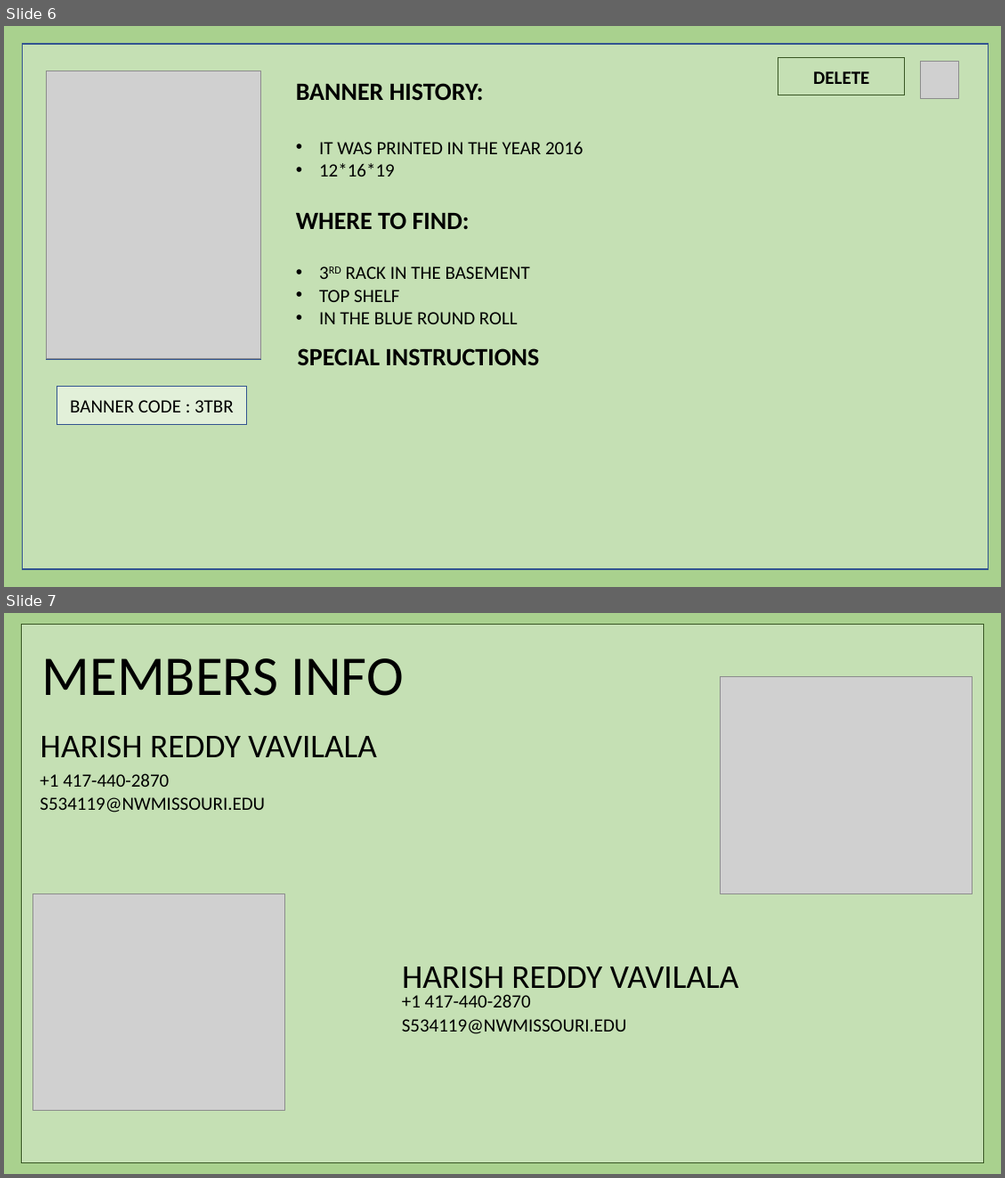
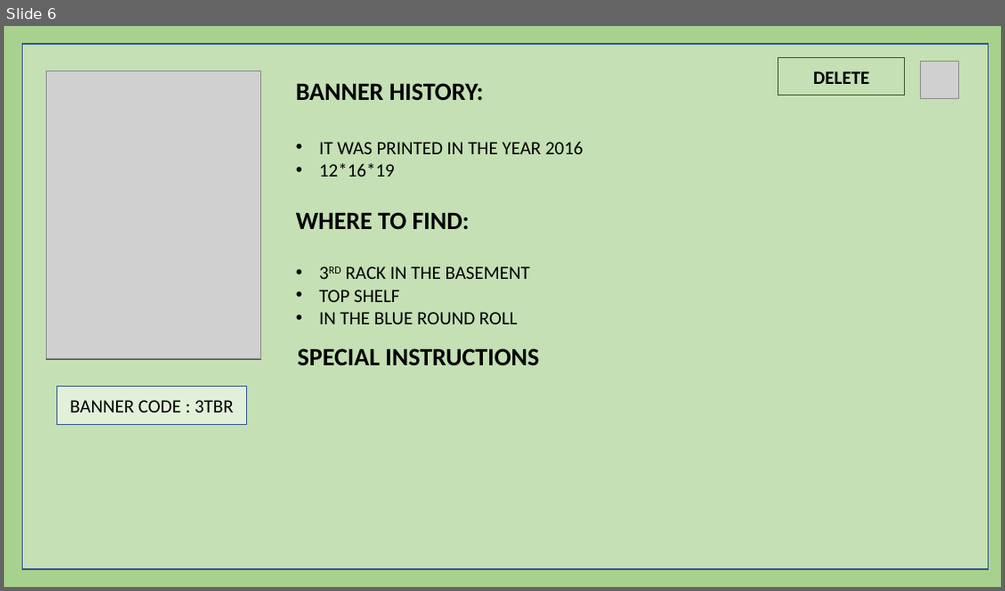
Before and after one commit to harishvavilala/Betterhappo, a slide deck: Powerpoints/BannerManagment.pptx. Shown one above the other, each under a label of ours: slides 6 and 7 before the commit, slide 6 after it. The pictures are 1005x1178 and 1005x591 pixels, drawn with LibreOffice and Linux fonts; fonts in the diff are those of the drawing; grey boxes stand for pictures. Boxes give left, top, right and bottom in pixels: in the first picture for what was removed or moved away, otherwise in the second. Text is boxed around its words. In the diff, an @@ line names an element or a change of style, - is before the commit and + after.

```diff
--- a/Powerpoints/BannerManagment.pptx
+++ b/Powerpoints/BannerManagment.pptx
@@ slide 7 removed at (4, 613, 1001, 1174), background #A9D18E @@
@@ rectangle removed at (21, 625, 984, 1163) @@
@@ text removed at (42, 658, 404, 696) @@
-MEMBERS INFO
@@ picture removed at (720, 676, 972, 893) @@
@@ text removed at (40, 735, 377, 758) @@
-HARISH REDDY VAVILALA
@@ text removed at (40, 773, 169, 787) @@
-+1 417-440-2870
@@ text removed at (40, 797, 265, 812) @@
-S534119@NWMISSOURI.EDU
@@ picture removed at (32, 893, 284, 1111) @@
@@ text removed at (402, 965, 739, 997) @@
-HARISH REDDY VAVILALA
@@ text removed at (402, 994, 531, 1007) @@
-+1 417-440-2870
@@ text removed at (402, 1019, 627, 1034) @@
-S534119@NWMISSOURI.EDU
```
Also in this commit, not shown: 1 slide changed.
